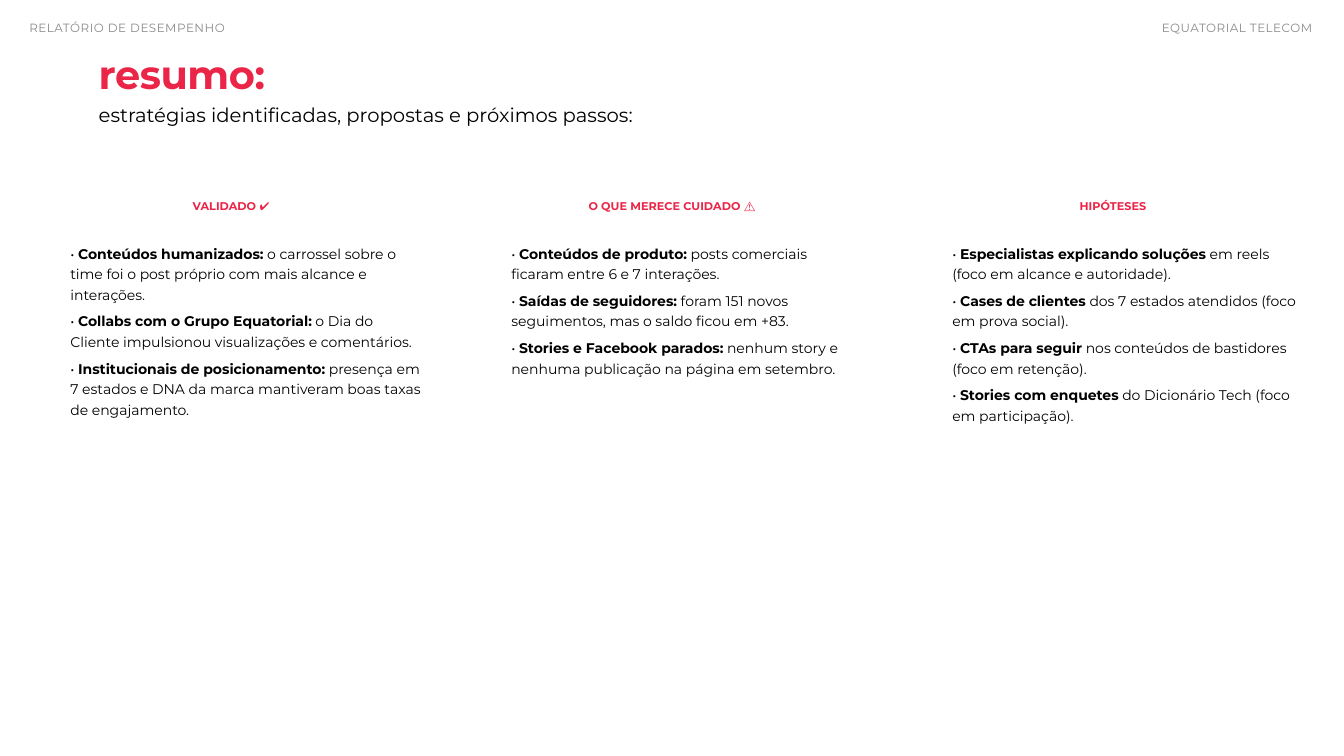
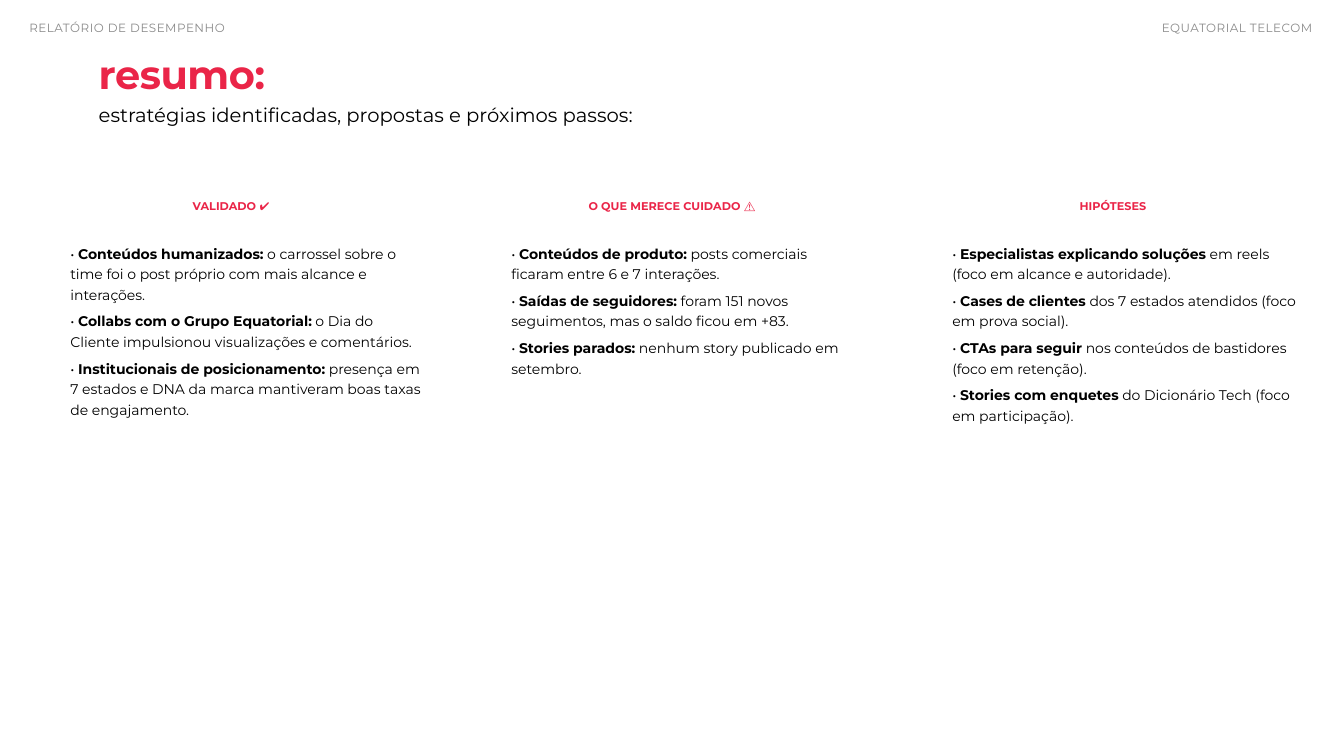
Before and after one commit to ThayzaGarcia/bm-casa-ape, a slide deck: slide 14 of relatorios/maximize/pptx/eqtl-telecom-setembro-2026.pptx. Drawn at 1344x756 pixels with LibreOffice and Linux fonts; fonts in the diff are those of the drawing; background and template pictures are left out. Boxes give left, top, right and bottom in pixels: in the first picture for what was removed or moved away, otherwise in the second. Text is boxed around its words. In the diff, an @@ line names an element or a change of style, - is before the commit and + after.

```diff
--- a/relatorios/maximize/pptx/eqtl-telecom-setembro-2026.pptx
+++ b/relatorios/maximize/pptx/eqtl-telecom-setembro-2026.pptx
@@ text at (511, 342, 838, 374): text changed @@
-• Stories e Facebook parados: nenhum story e nenhuma publicação na página em setembro.
+• Stories parados: nenhum story publicado em setembro.
```
Also in this commit, not shown: 2 other slides changed, 2 other files.
